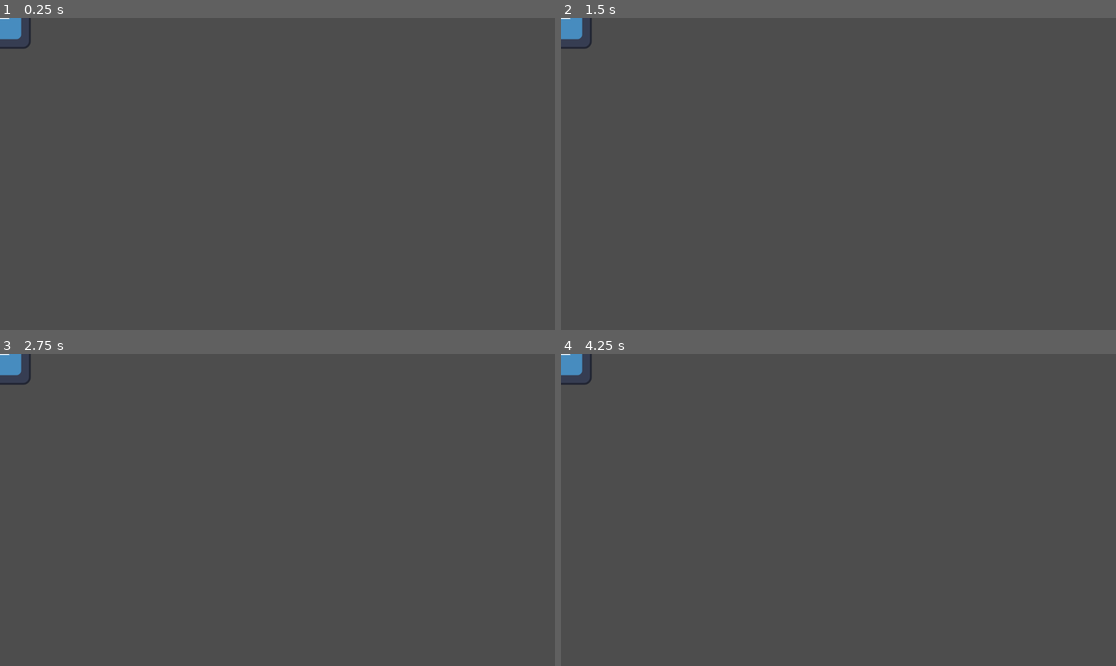
Above: before the commit, frames 1-4 (two rows, left to right).
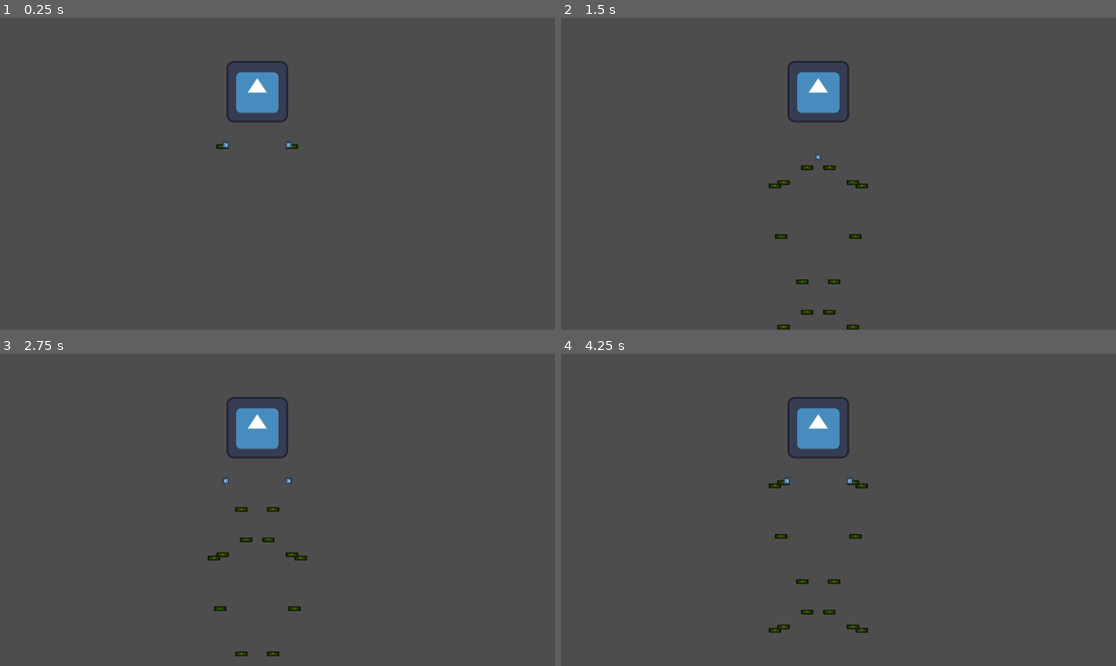
Above: after the commit, the same moments.

Repository: TheMilanMiracle/pyramid-scam-games-game
Game: Godot game, scene res://scenes/enemy.tscn
The game is run twice, just before and just after one commit, with the same random seed, the same clock (stepped at 60 frames per second) and the same inputs. This scene is started directly instead of the project's main scene. The engine's default icon, where the game draws it, is replaced by a stand-in: a white triangle on a blue panel in a dark square.
Inputs (mouse positions are in pixels of both pictures, inside the frame that each line leads up to):
- Up to frame 1 (0.25 s): no input
- Up to frame 2 (1.5 s): tap Enter at 0.5 s; move the mouse to (960, 158) at 0.52 s; hold D (right) 0.53-1.28 s; tap Space (attack) at 0.6, 1.35 s; click (960, 158) at 0.67 s; move the mouse to (727, 189) at 1.27 s; hold S (down) from 1.28 s (still down)
- Up to frame 3 (2.75 s): move the mouse to (333, 441) at 2.02 s; release S (down) at 2.03 s; hold D (right) from 2.03 s (still down); tap Space (attack) at 2.1 s
- Up to frame 4 (4.25 s): move the mouse to (810, 572) at 2.77 s; release D (right) at 2.78 s; hold W (up) 2.78-3.53 s; tap Space (attack) at 2.85, 3.6 s; click (810, 572) at 2.92 s; move the mouse to (1005, 556) at 3.52 s; hold A (left) from 3.53 s (still down)

The runs differ from the first frame. In frame 1, 1.7% of the frame differs, in the area x 0-54%, y 0-43%; in frame 2, 2.1%, in the area x 0-56%, y 0-100%; in frame 3, 2.1%; in frame 4, 2.1%.

Commit message:
Add shooting feature for basic enemy

Diff:
--- a/juego-single/scenes/enemy.tscn
+++ b/juego-single/scenes/enemy.tscn
@@ -1,17 +1,21 @@
-[gd_scene load_steps=4 format=3 uid="uid://8bkc5iqcovta"]
+[gd_scene load_steps=6 format=3 uid="uid://8bkc5iqcovta"]
 
 [ext_resource type="Texture2D" uid="uid://c4ng4jwrbt8j8" path="res://icon.svg" id="1_2nxlp"]
+[ext_resource type="Script" path="res://scripts/enemy.gd" id="1_j2uv2"]
+[ext_resource type="Script" path="res://scripts/path_follow.gd" id="3_as5i7"]
 
 [sub_resource type="RectangleShape2D" id="RectangleShape2D_f3la2"]
 size = Vector2(128, 128)
 
 [sub_resource type="Curve2D" id="Curve2D_x6n38"]
 _data = {
-"points": PackedVector2Array(0, -31.3687, 0, 31.3687, -90, -30, 0, 0, 0, 0, 0, 0, 0, 31.36, 0, 31.36, 90, -30, 0, 0, 0, 0, 0, 0, 0, 31.36, 0, 0, -90, -30)
+"points": PackedVector2Array(0, -31.3687, 0, 90, -90, -90, 0, 0, 0, 0, 0, 0, 0, 90, 0, 90, 90, -90, 0, 0, 0, 0, 0, 0, 0, 90, 0, 0, -90, -90)
 }
 point_count = 5
 
 [node name="Enemy" type="CharacterBody2D"]
+position = Vector2(534, 153)
+script = ExtResource("1_j2uv2")
 
 [node name="CollisionShape2D" type="CollisionShape2D" parent="."]
 shape = SubResource("RectangleShape2D_f3la2")
@@ -24,9 +28,32 @@
 curve = SubResource("Curve2D_x6n38")
 
 [node name="PathFollow2D" type="PathFollow2D" parent="Path2D"]
-position = Vector2(-90, -30)
+position = Vector2(-90, -90)
 rotation = 1.5708
 rotates = false
+script = ExtResource("3_as5i7")
 
 [node name="Marker2D" type="Marker2D" parent="Path2D/PathFollow2D"]
 rotation = -1.5708
+
+[node name="Sprite2D" type="Sprite2D" parent="Path2D/PathFollow2D"]
+scale = Vector2(0.1, 0.1)
+texture = ExtResource("1_2nxlp")
+
+[node name="PathFollow2D2" type="PathFollow2D" parent="Path2D"]
+position = Vector2(90, -90)
+rotation = -1.57084
+progress = 285.53
+rotates = false
+script = ExtResource("3_as5i7")
+
+[node name="Marker2D" type="Marker2D" parent="Path2D/PathFollow2D2"]
+rotation = 1.5708
+
+[node name="Sprite2D" type="Sprite2D" parent="Path2D/PathFollow2D2"]
+scale = Vector2(0.1, 0.1)
+texture = ExtResource("1_2nxlp")
+
+[node name="ShootCooldown" type="Timer" parent="."]
+wait_time = 0.2
+autostart = true
--- /dev/null
+++ b/juego-single/scenes/enemy_bullet.tscn
@@ -0,0 +1,22 @@
+[gd_scene load_steps=4 format=3 uid="uid://cpr3qe3fhe27g"]
+
+[ext_resource type="Texture2D" uid="uid://c4ng4jwrbt8j8" path="res://icon.svg" id="1_finp6"]
+[ext_resource type="Script" path="res://scripts/enemy_bullet.gd" id="1_gqclq"]
+
+[sub_resource type="RectangleShape2D" id="RectangleShape2D_i8g5g"]
+size = Vector2(26, 10)
+
+[node name="enemyBullet" type="Area2D"]
+show_behind_parent = true
+collision_layer = 16
+collision_mask = 43
+script = ExtResource("1_gqclq")
+
+[node name="CollisionShape2D" type="CollisionShape2D" parent="."]
+shape = SubResource("RectangleShape2D_i8g5g")
+
+[node name="Sprite2D" type="Sprite2D" parent="."]
+modulate = Color(0.457499, 0.454781, 0, 1)
+position = Vector2(4.76837e-07, 4.76837e-07)
+scale = Vector2(0.203125, 0.078125)
+texture = ExtResource("1_finp6")
--- /dev/null
+++ b/juego-single/scripts/enemy.gd
@@ -0,0 +1,23 @@
+extends CharacterBody2D
+
+const bulletPath = preload("res://scenes/enemy_bullet.tscn")
+@onready var marker_2d: Marker2D = $Path2D/PathFollow2D/Marker2D
+@onready var shoot_cooldown: Timer = $ShootCooldown
+@onready var marker_2d_2: Marker2D = $Path2D/PathFollow2D2/Marker2D
+
+func take_damage_en():
+	queue_free()
+
+func _ready() -> void:
+	shoot_cooldown.timeout.connect(shoot)
+
+
+func shoot():
+	var bullet = bulletPath.instantiate()
+	var bullet_2 = bulletPath.instantiate()
+	add_child(bullet)
+	add_child(bullet_2)
+	bullet.global_position = marker_2d.global_position
+	bullet.global_rotation = marker_2d.global_rotation
+	bullet_2.global_position = marker_2d_2.global_position
+	bullet_2.global_rotation = marker_2d_2.global_rotation
--- /dev/null
+++ b/juego-single/scripts/enemy_bullet.gd
@@ -0,0 +1,27 @@
+extends Area2D
+
+var speed = 300
+
+# Called when the node enters the scene tree for the first time.
+func _ready() -> void:
+	body_entered.connect(_on_body_entered)
+	area_entered.connect(_on_area_entered)
+
+func take_damage_en():
+	queue_free()
+
+# Called every frame. 'delta' is the elapsed time since the previous frame.
+func _physics_process(delta: float) -> void:
+	position += speed * transform.y * delta
+
+func _on_body_entered(body: Node2D):
+	if body.has_method("take_damage"):
+		body.take_damage()
+		queue_free()
+
+func _on_area_entered(body: Area2D):
+	if body.has_method("take_damage"):
+		body.take_damage()
+		queue_free()
+	if body.has_method("defense"):
+		queue_free()
--- /dev/null
+++ b/juego-single/scripts/path_follow.gd
@@ -0,0 +1,12 @@
+extends PathFollow2D
+
+var speed = 0.5
+
+# Called when the node enters the scene tree for the first time.
+func _ready() -> void:
+	pass # Replace with function body.
+
+
+# Called every frame. 'delta' is the elapsed time since the previous frame.
+func _process(delta: float) -> void:
+	progress_ratio += speed * delta
